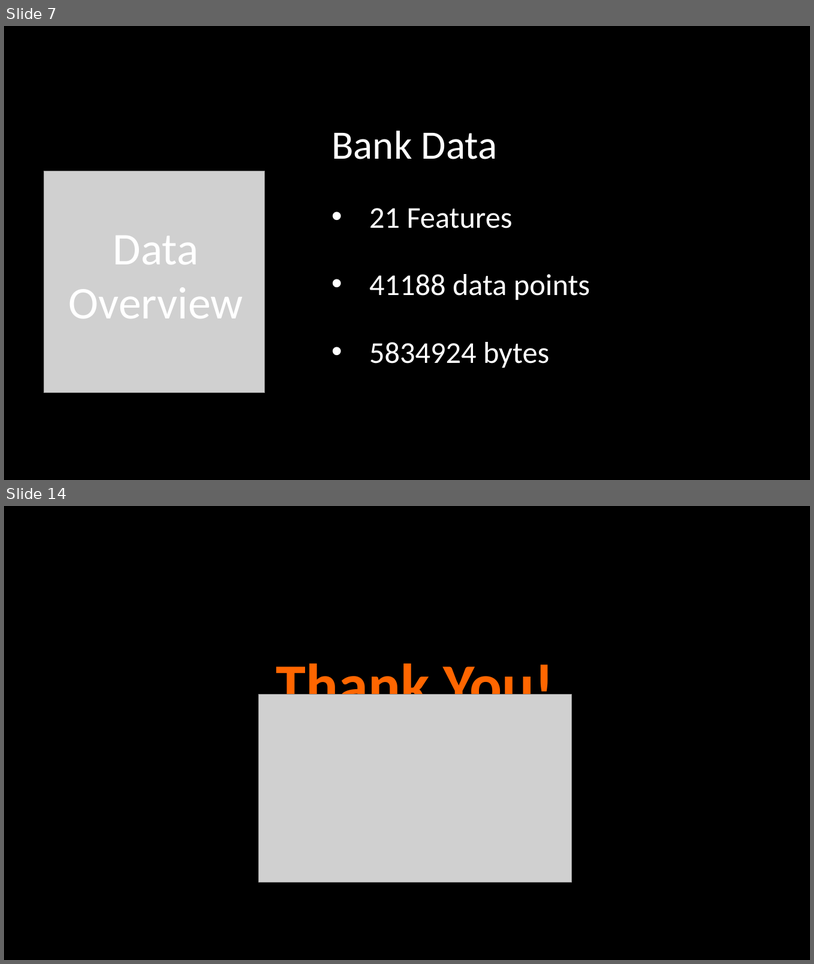
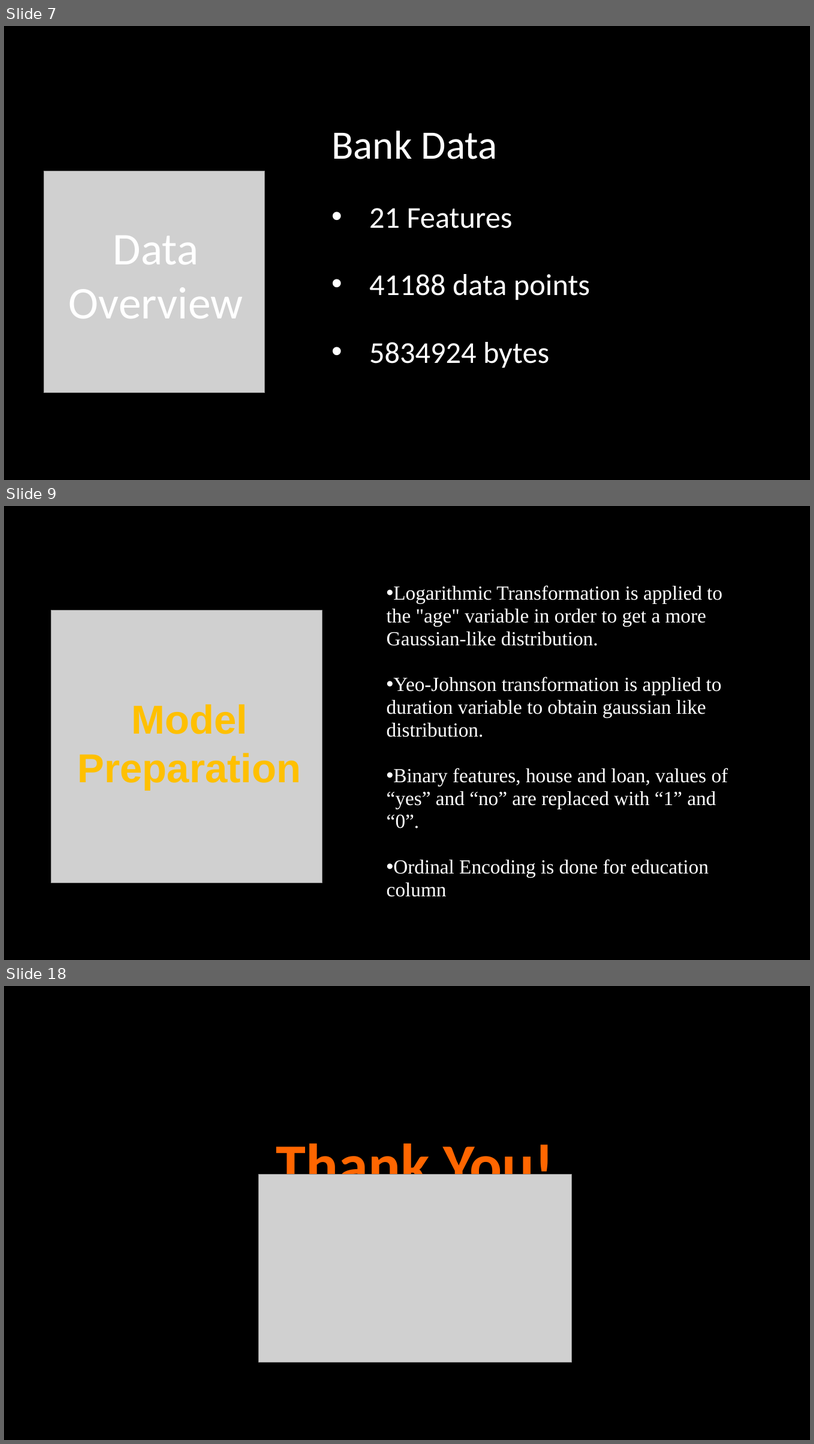
Before and after one commit to taimoorRazi/Bank-Marketing-Project, a slide deck: Week 13 - Final week/Bank Marketing Campaign Presentation.pptx. Shown one above the other, each under a label of ours: slides 7 and 14 before the commit, slides 7, 9 and 18 after it; the slides between them are not shown. The pictures are 814x964 and 814x1444 pixels, drawn with LibreOffice and Linux fonts; fonts in the diff are those of the drawing; grey boxes stand for pictures. Boxes give left, top, right and bottom in pixels: in the first picture for what was removed or moved away, otherwise in the second. Text is boxed around its words. In the diff, an @@ line names an element or a change of style, - is before the commit and + after.

```diff
--- a/Week 13 - Final week/Bank Marketing Campaign Presentation.pptx
+++ b/Week 13 - Final week/Bank Marketing Campaign Presentation.pptx
@@ slide 9 added at (4, 506, 810, 960), background #000000 @@
@@ text added at (387, 585, 729, 897), 23.8 pt, text #FFFFFF @@
+• Logarithmic Transformation is applied to the "age" variable in order to get a more Gaussian-like distribution.
+• Yeo-Johnson transformation is applied to duration variable to obtain gaussian like distribution.
+• Binary features, house and loan, values of “yes” and “no” are replaced with “1” and “0”.
+• Ordinal Encoding is done for education column
@@ picture added at (51, 610, 323, 882) @@
@@ text added at (78, 704, 302, 789), 48 pt, text #FFC000, bold @@
+Model Preparation
@@ what was slide 14 is now slide 18 @@
```
Also in this commit, not shown: 1 slide changed, 8 other slides added, 5 slides removed, 1 other file.
